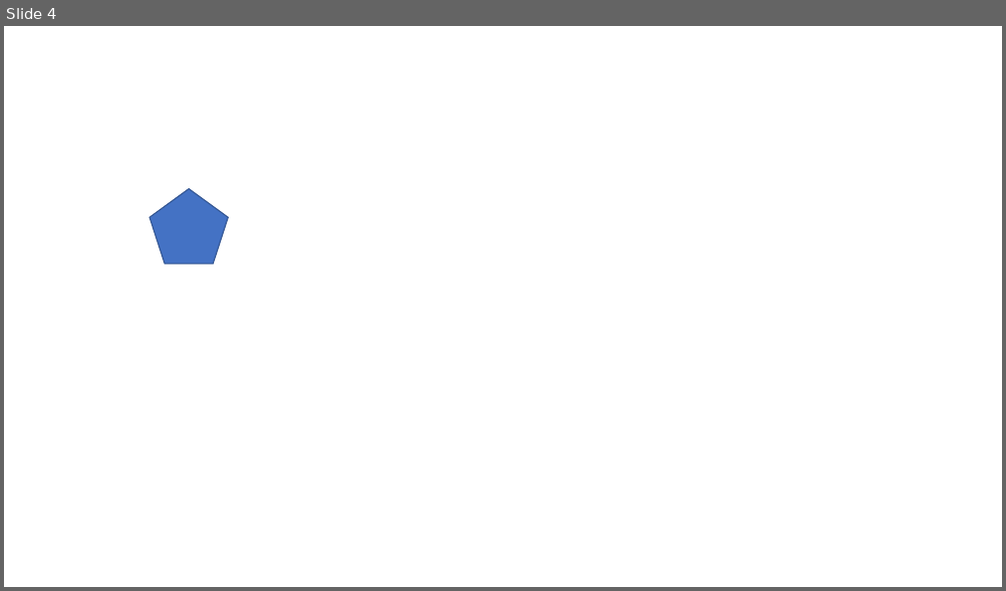
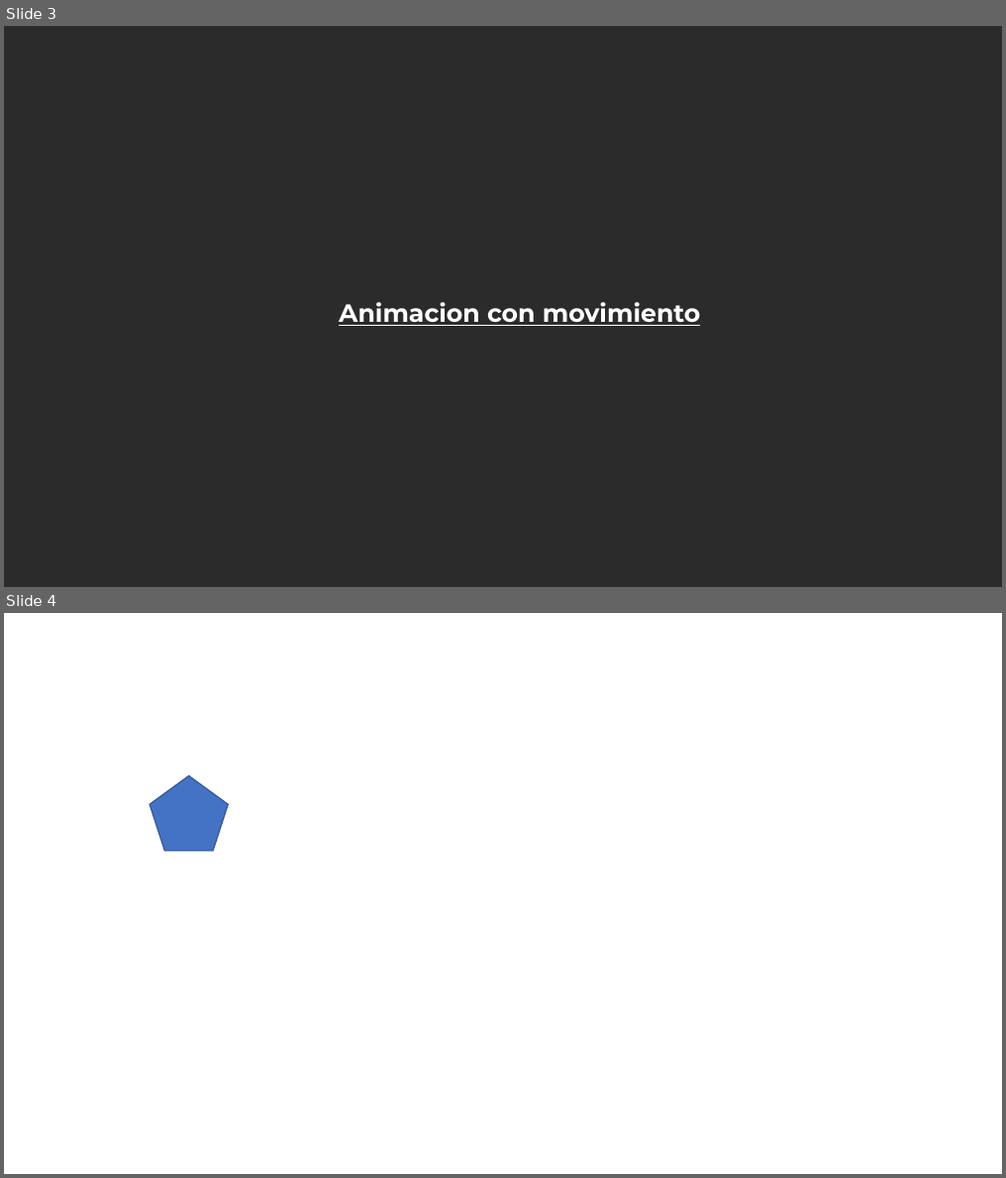
Before and after one commit to cruz-victor/animaciones, a slide deck: trayectoriaDeAnimaciones.pptx. Shown one above the other, each under a label of ours: slide 4 before the commit, slides 3 and 4 after it. The pictures are 1006x591 and 1006x1178 pixels, drawn with LibreOffice and Linux fonts; fonts in the diff are those of the drawing; background and template pictures are left out; a plain dark background stands for a picture behind light text. Boxes give left, top, right and bottom in pixels: in the first picture for what was removed or moved away, otherwise in the second. Text is boxed around its words. In the diff, an @@ line names an element or a change of style, - is before the commit and + after.

```diff
--- a/trayectoriaDeAnimaciones.pptx
+++ b/trayectoriaDeAnimaciones.pptx
@@ slide 3 added at [4, 26, 1002, 587], background picture (left out) @@
@@ text added at [339, 302, 701, 326], 24 pt, text #FFFFFF, bold, underline @@
+Animacion con movimiento
```
Also in this commit, not shown: 3 other slides added, 3 slides removed.
